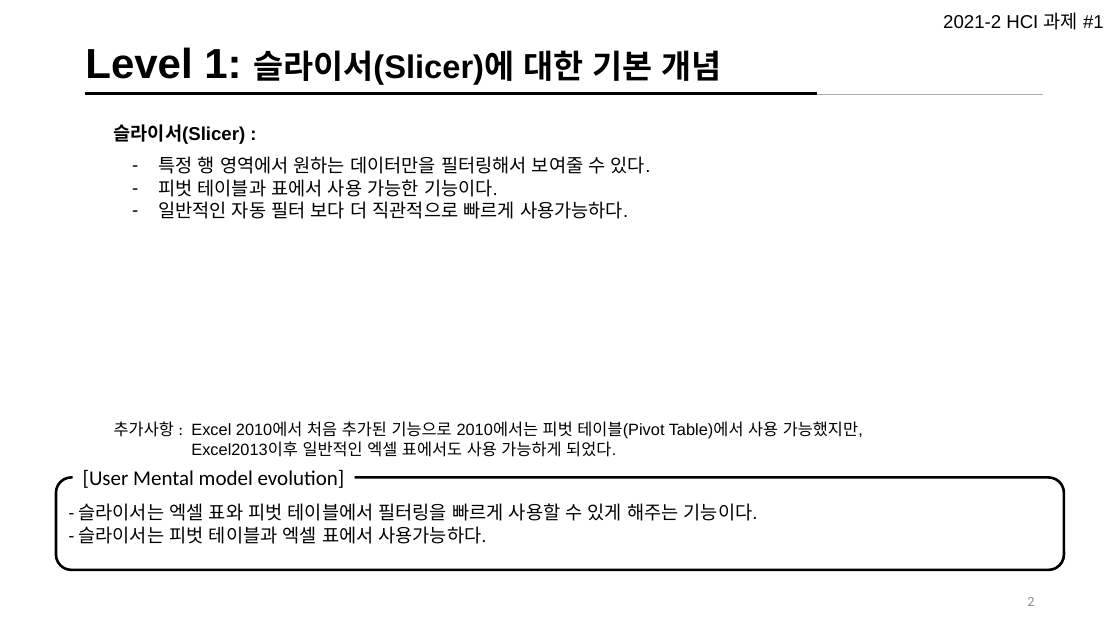
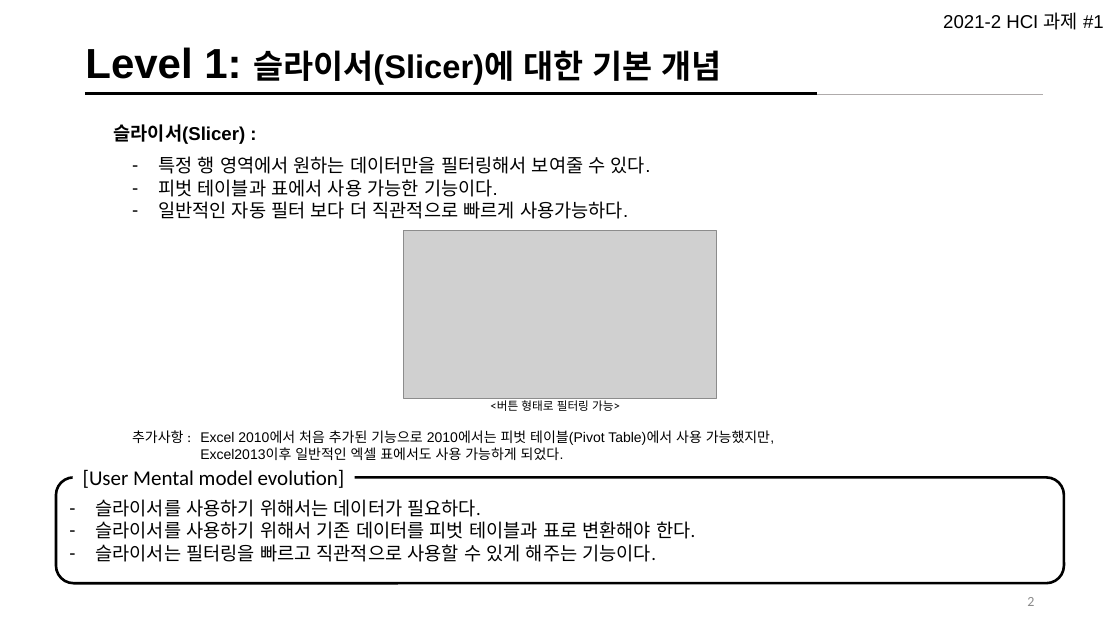
Before and after one commit to Jeeseob/homework2021-2, a slide deck: slide 3 of user-interface/week3/UI_Mental Model_김지섭.pptx. Drawn at 1120x630 pixels with LibreOffice and Linux fonts; fonts in the diff are those of the drawing; grey boxes stand for pictures. Boxes give left, top, right and bottom in pixels: in the first picture for what was removed or moved away, otherwise in the second. Text is boxed around its words. In the diff, an @@ line names an element or a change of style, - is before the commit and + after.

```diff
--- a/user-interface/week3/UI_Mental Model_김지섭.pptx
+++ b/user-interface/week3/UI_Mental Model_김지섭.pptx
@@ picture added at (x1=404, y1=231, x2=717, y2=398) @@
@@ text added at (x1=497, y1=398, x2=613, y2=411), 10 pt, text #000000 @@
+<버튼 형태로 필터링 가능>
@@ text "추가사항 :" moved from (x1=114, y1=421, x2=174, y2=437) to (x1=132, y1=430, x2=183, y2=443) @@
@@ text "추가사항 :" at (x1=132, y1=430, x2=183, y2=443): size 14 to 12 pt @@
@@ text "Excel 2010에서 처음 추가된 기능으로 ..." at (x1=200, y1=430, x2=774, y2=460): size 14 to 12 pt @@
@@ text "Excel 2010에서 처음 추가된 기능으로 ..." moved from (x1=191, y1=421, x2=863, y2=457) to (x1=200, y1=430, x2=774, y2=460) @@
@@ rounded rectangle "슬라이서를 사용하기 위해서는 데이터가 필요하다." resized from (x1=56, y1=477, x2=1065, y2=570) to (x1=56, y1=477, x2=1065, y2=583) @@
@@ text in rounded rectangle at (x1=96, y1=499, x2=695, y2=562): text changed @@
-- 슬라이서는 엑셀 표와 피벗 테이블에서 필터링을 빠르게 사용할 수 있게 해주는 기능이다.
-- 슬라이서는 피벗 테이블과 엑셀 표에서 사용가능하다.
+– 슬라이서를 사용하기 위해서는 데이터가 필요하다.
+– 슬라이서를 사용하기 위해서 기존 데이터를 피벗 테이블과 표로 변환해야 한다.
+– 슬라이서는 필터링을 빠르고 직관적으로 사용할 수 있게 해주는 기능이다.
```
Also in this commit, not shown: 10 other slides changed, 1 slide added, 2 slides removed, 5 other files.
